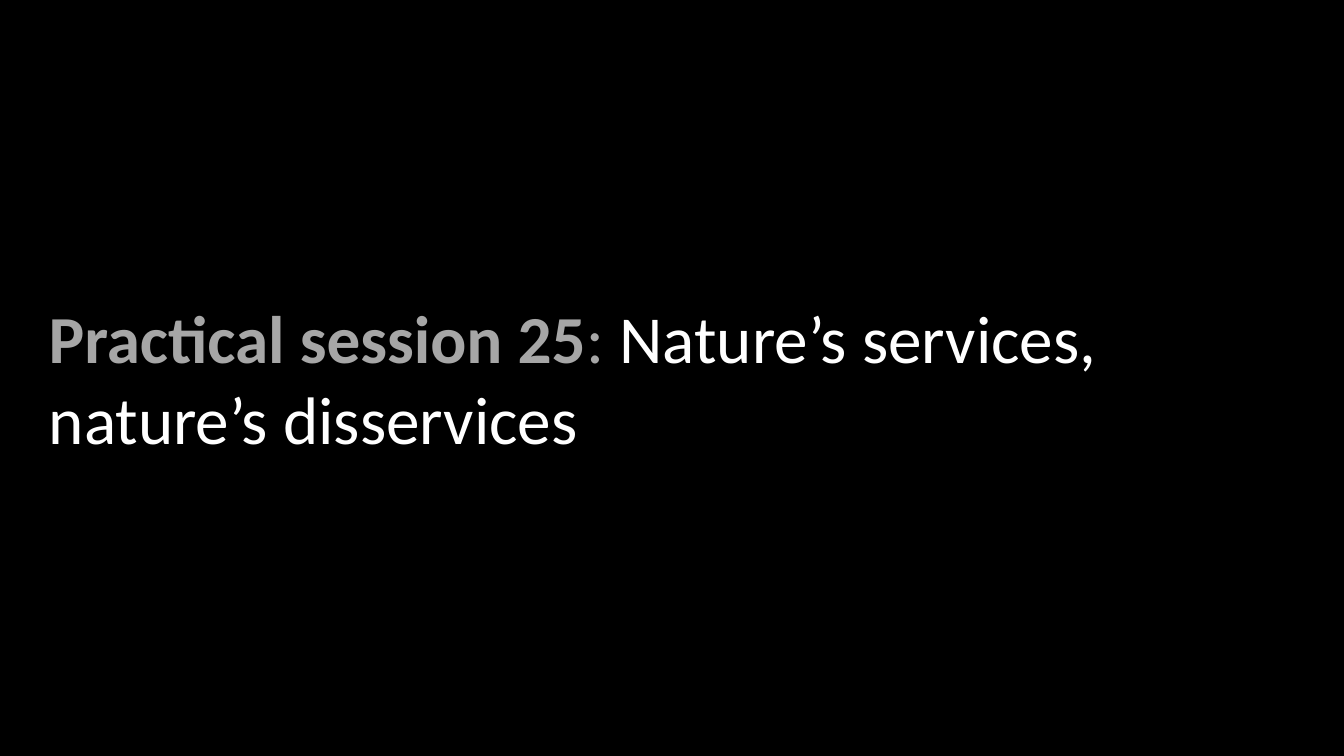
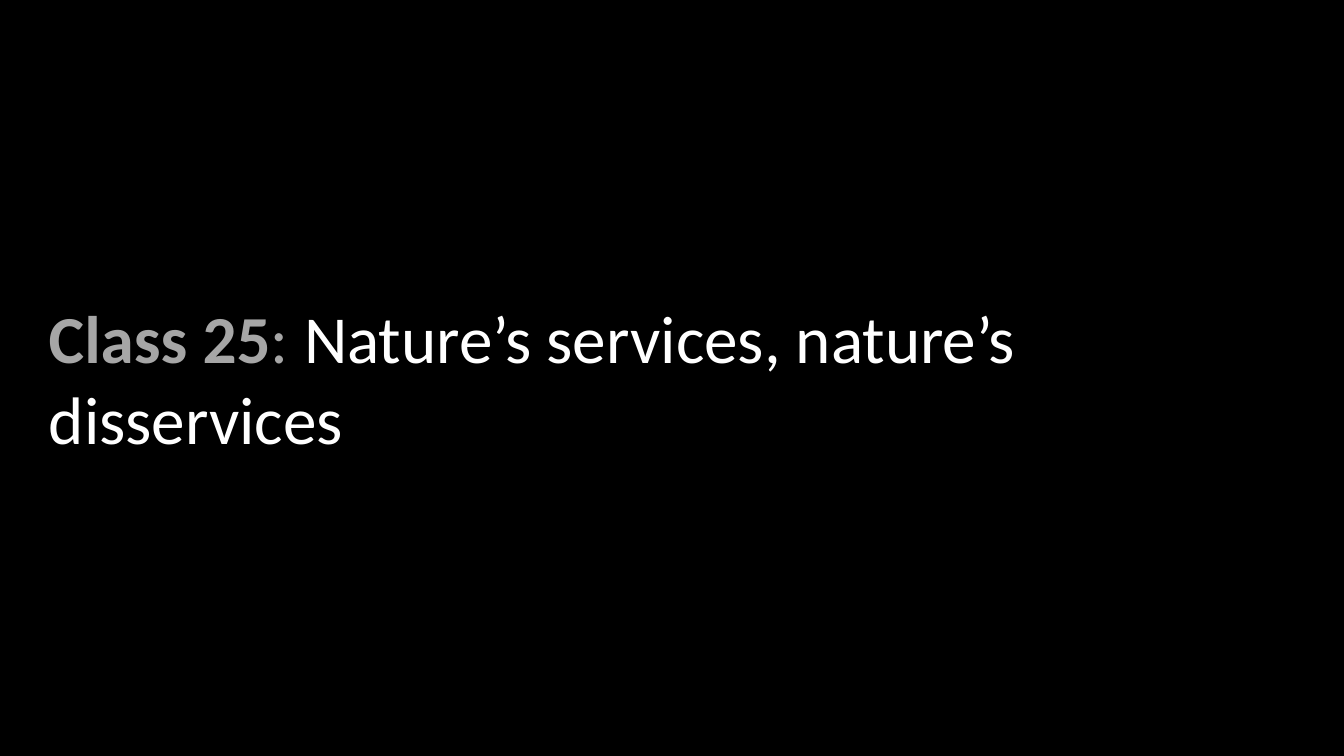
Before and after one commit to wood-lab/fish_406, a slide deck: slide 1 of lectures/in-class_activities/class_25.pptx. Drawn at 1344x756 pixels with LibreOffice and Linux fonts; fonts in the diff are those of the drawing. Boxes give left, top, right and bottom in pixels: in the first picture for what was removed or moved away, otherwise in the second. Text is boxed around its words. In the diff, an @@ line names an element or a change of style, - is before the commit and + after.

Commit message:
updating ppt and agenda for class_25

```diff
--- a/lectures/in-class_activities/class_25.pptx
+++ b/lectures/in-class_activities/class_25.pptx
@@ text at [49, 316, 1015, 445]: text changed @@
-Practical session 25: Nature’s services, nature’s disservices
+Class 25: Nature’s services, nature’s disservices
```
Also in this commit, not shown: 1 other slide changed, 3 other files.
